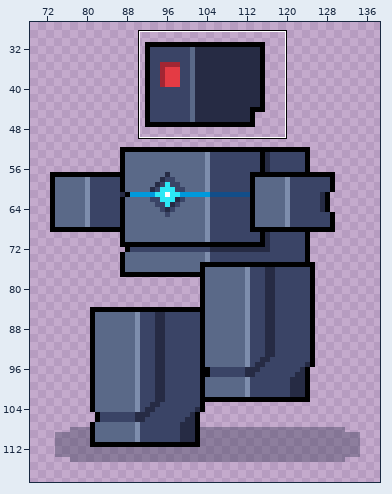
Pixel-art file, stored at src/art/intro_boss_animation.aseprite. Above: a wide view before the commit, with the close-up outlined.
Close-up. Old version:
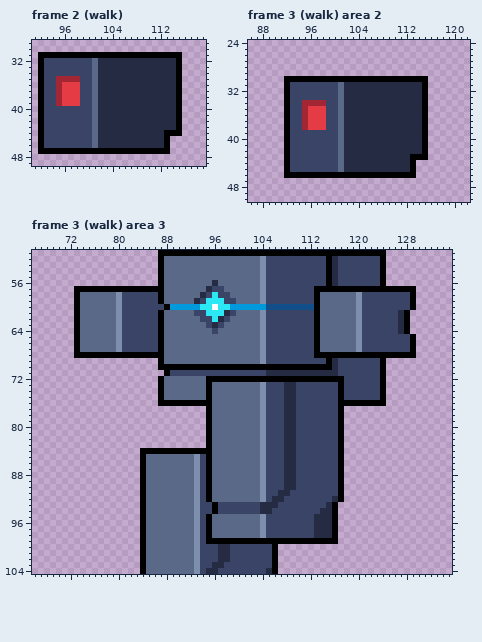
200x120 pixels, 9 frames. Shown: frame 2 (walk): x 91..119, y 29..49; frame 3 (walk) area 2: x 86..122, y 24..50; frame 3 (walk) area 3: x 66..135, y 51..104. The wide view leaves out empty margins. The commit also changed other frames or places, which this record leaves out.
The result:
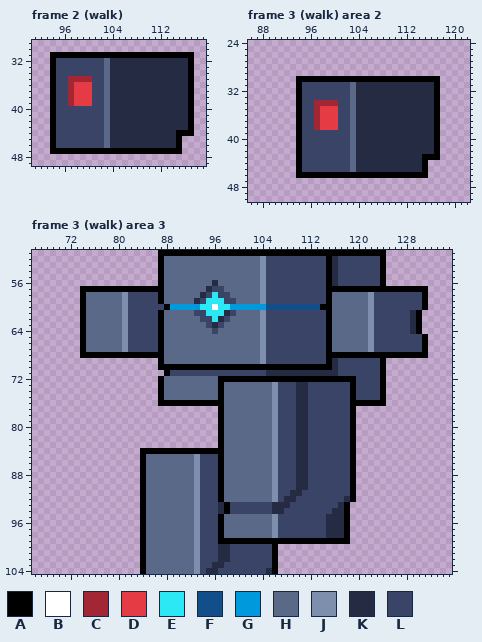
Palette (. is transparent): A #000000  B #ffffff  C #a22633  D #e43b44  E #2ce8f5  F #124e89  G #0099db  H #5a6988  J #7e8ead  K #262b44  L #3a4466
Log entry: adjust boss walk animation
The edit:
Changed rows in their new state; - is an unchanged pixel.
Frame 2 (walk), layer "head":
first column x 92:
31 ..----------------------AA
32 ..A------LLH-----------KKA
33 ..A------LLH-----------KKA
34 ..A------LLH-----------KKA
35 ..ALL--CCLLH-----------KKA
36 ..ALLC-DDLLH-----------KKA
37 ..ALLC-DDLLH-----------KKA
38 ..ALLC-DDLLH-----------KKA
39 ..ALLC-DDLLH-----------KKA
40 ..A------LLH-----------KKA
41 ..A------LLH-----------KKA
42 ..A------LLH-----------KKA
43 ..A------LLH-----------KKA
44 ..A------LLH---------KK-AA
45 ..A------LLH---------KKA--
46 ..A------LLH---------KKA--
47 ..--------------------AA--
Frame 3 (walk) area 2, layer "head":
first column x 92:
30 ..----------------------AA
31 ..A------LLH-----------KKA
32 ..A------LLH-----------KKA
33 ..A------LLH-----------KKA
34 ..ALL--CCLLH-----------KKA
35 ..ALLC-DDLLH-----------KKA
36 ..ALLC-DDLLH-----------KKA
37 ..ALLC-DDLLH-----------KKA
38 ..ALLC-DDLLH-----------KKA
39 ..A------LLH-----------KKA
40 ..A------LLH-----------KKA
41 ..A------LLH-----------KKA
42 ..A------LLH-----------KKA
43 ..A------LLH---------KK-AA
44 ..A------LLH---------KKA--
45 ..A------LLH---------KKA--
46 ..--------------------AA--
Frame 3 (walk) area 3, layers "left arm", "left leg", "right arm":
first column x 73:
 57 .---------------------------------------LL---------------AA
 58 .A-----HJ-------------------------------LLA----HHJ------LLA
 59 .A-----HJ-------------------------------LLA----HHJ------LLA
 60 .A-----HJ-------------------------------FAA----HHJ------LLA
 61 .A-----HJ-------------------------------LLA----HHJ----LLKA-
 62 .A-----HJ-------------------------------LLA----HHJ----LLKA-
 63 .A-----HJ-------------------------------LLA----HHJ----LLKA-
 64 .A-----HJ-------------------------------LLA----HHJ----LLKA-
 65 .A-----HJ-------------------------------LLA----HHJ------LLA
 66 .A-----HJ-------------------------------LLA----HHJ------LLA
 67 .A-----HJ-------------------------------LLA----HHJ------LLA
 68 .---------------------------------------LL---------------AA
first column x 95:
 72 HH---------------------AA
 73 H-A------HHJ-LLKK-----L-A
 74 H-A------HHJ-LLKK-----L-A
 75 H-A------HHJ-LLKK-----L-A
 76 -AA------HHJ-LLKK-----LL-
 77 ..A------HHJ-LLKK-----LLA
 78 ..A------HHJ-LLKK-----LLA
 79 ..A------HHJ-LLKK-----LLA
 80 ..A------HHJ-LLKK-----LLA
 81 ..A------HHJ-LLKK-----LLA
 82 ..A------HHJ-LLKK-----LLA
 83 ..A------HHJ-LLKK-----LLA
 84 -AA------HHJ-LLKK-----LLA
 85 LLA------HHJ-LLKK-----LLA
 86 LLA------HHJ-LLKK-----LLA
 87 LLA------HHJ-LLKK-----LLA
 88 LLA------HHJ-LLKK-----LLA
 89 LLA------HHJ-LLKK-----LLA
 90 LLA------HHJ-LLKK-----LLA
 91 LLA------HHJLLKK------LLA
 92 LLA------HHJLKK------LLKA
 93 -LKA-----LL-KK------LLKA-
 94 -LKA-----LLKK------LLKKA-
 95 LLA------HHJ------LL-KKA-
 96 LLA------HHJ------LL-KKA-
 97 LLA------HHJ------LL-KKA-
 98 LLA------HHJ------LL-KKA-
 99 LL--------------------AA-
